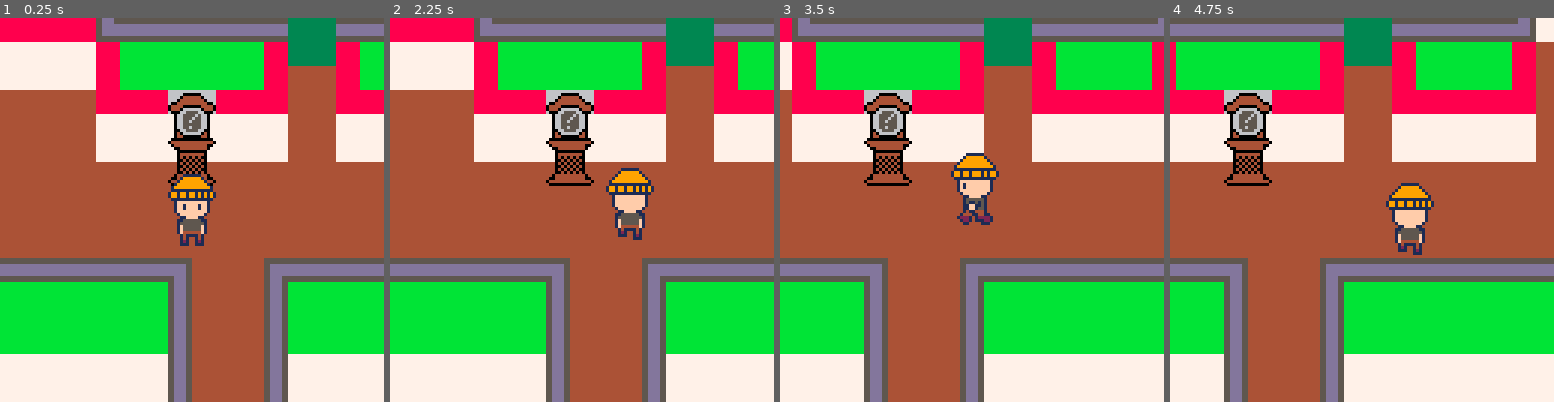
Above: before the commit, frames 1-4 (left to right).
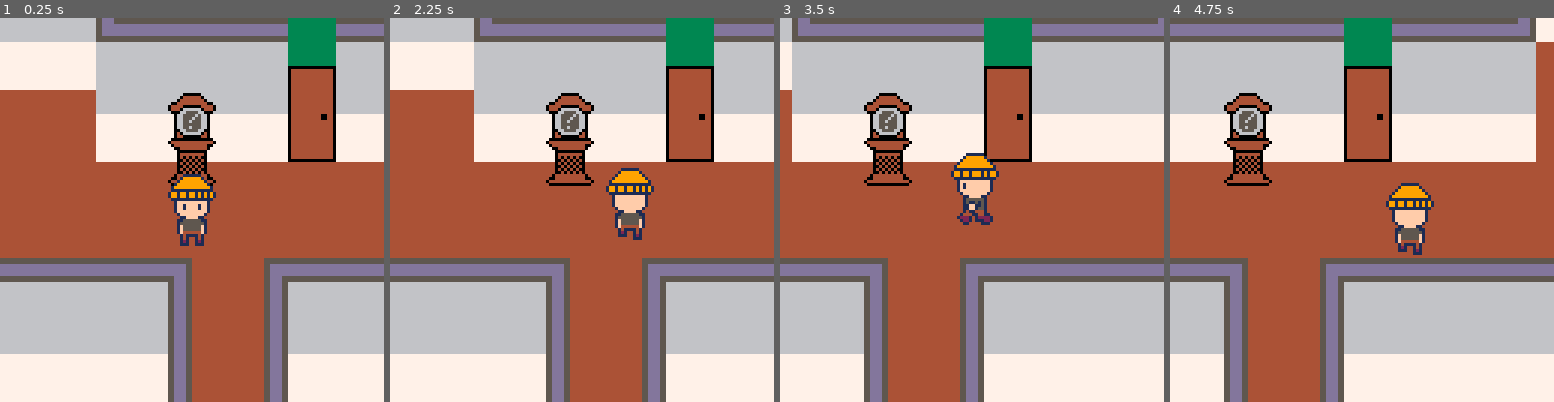
Above: after the commit, the same moments.

Repository: PaoloPortugal/one-last-visit
Game: PICO-8 cartridge mini-jam.p8
Two runs of this game, one before a commit and one after it. Both use one fixed random seed, a clock stepped at 60 frames per second and the inputs below.
Inputs:
- Up to frame 1 (0.25 s): no input
- Up to frame 2 (2.25 s): tap O (Z key) at 0.7, 1.7, 2.1 s; hold Right 1.6-2.1 s; hold Up from 2.15 s (still down)
- Up to frame 3 (3.5 s): release Up at 2.42 s; hold Right 2.47-3.03 s; tap O (Z key) at 2.5, 2.9, 3.3 s; hold Left from 3.08 s (still down)
- Up to frame 4 (4.75 s): release Left at 3.58 s; hold Down 3.63-3.97 s; tap O (Z key) at 3.7, 4.1, 4.5 s; hold Right 4.02-4.68 s; hold Up from 4.73 s (still down)

The runs differ from the first frame. In frame 1, 26% of the frame differs, in the area x 0-100%, y 0-88%; in frame 2, 26%; in frame 3, 29%; in frame 4, 28%.

Commit message:
Game is functional and playable start to finish. Just need to add the final polish tomorrow

Diff:
--- a/entities.lua
+++ b/entities.lua
@@ -738,6 +738,7 @@
                     player.interacting=false
                     self.interacting=false
                     self.dead=true
+                    player:remove_item("paper")
                 else
                     spawn_dialogue(player.x,player.y-16,"I could write a letter here if I had some paper")
                     player.interacting=false
@@ -823,6 +824,137 @@
     return s
 end
 
+function make_flower_patch(s_x, s_y)
+    local fp={
+            x=s_x,
+            y=s_y,
+            w=24, -- width
+            h=32, -- height
+
+            interactable=true,
+            interacting=false,
+            dead=false,
+
+            planted=false,
+
+            interact=function(self)
+                if self.planted then
+                    if player:has_item("water bucket") then
+                        player:remove_item("water bucket")
+                        local i=0
+                        for x=31,33 do
+                            for y=10,13 do
+                                mset(x,y,160+i)
+                                i+=1
+                            end
+                        end
+                        present_flower_patch.dead=true
+                        self.dead=true
+                        spawn_dialogue(player.x,player.y-16,"All done! Let's hope this looks better in the future")
+                    else
+                        spawn_dialogue(player.x,player.y-16,"Now I have to water it")
+                    end
+                else
+                    if player:has_item("plant") then
+                        player:remove_item("plant")
+                        mset(92,12,166)
+                        self.planted=true
+                        spawn_dialogue(player.x,player.y-16,"Now I have to water it")
+                    else
+                        spawn_dialogue(player.x,player.y-16,"I'm sure I could plant something here!")
+                    end
+                end
+                self.interacting=false
+                player.interacting=false
+            end,
+
+            update=function(self)
+            end,
+
+            draw=function(self)
+
+            end,
+        }
+    return fp
+end
+
+function make_door(s_x, s_y, key, clue)
+    local d={
+            x=s_x,
+            y=s_y,
+            w=16, -- width
+            h=32, -- height
+
+            interactable=true,
+            interacting=false,
+            dead=false,
+
+            interact=function(self)
+                if player:has_item(key) then
+                    for x=self.x/8,self.x/8+1 do
+                        for y=self.y/8-3,self.y/8 do
+                            mset(x,y,68)
+                        end
+                    end
+                    player:remove_item(key)
+                    self.dead=true
+                else
+                    spawn_dialogue(player.x,player.y-16,clue)
+                end
+                self.interacting=false
+                player.interacting=false
+            end,
+
+            update=function(self)
+            end,
+
+            draw=function(self)
+
+            end,
+        }
+    return d
+end
+
+function make_seesaw(s_x, s_y)
+    local s={
+            x=s_x,
+            y=s_y,
+            w=32, -- width
+            h=16, -- height
+
+            interactable=true,
+            interacting=false,
+            dead=false,
+
+            interact=function(self)
+                if player:has_item("hammer") then
+                    mset(20,8,128)
+                    mset(21,8,129)
+                    mset(22,8,130)
+                    mset(23,8,131)
+                    mset(20,9,144)
+                    mset(21,9,145)
+                    mset(22,9,146)
+                    mset(23,9,147)
+                    self.dead=true
+                    player:remove_item("hammer")
+                else
+                    spawn_dialogue(player.x,player.y-16,"It's broken! I bet I could fix this with a hammer")
+                end
+                self.interacting=false
+                player.interacting=false
+            end,
+
+            update=function(self)
+            end,
+
+            draw=function(self)
+
+            end,
+        }
+    return s
+end
+
 function make_camera(target)
 -- creates a new camera
     local c=
--- a/mini-jam.p8
+++ b/mini-jam.p8
@@ -75,13 +75,36 @@
     local desk=make_desk(65*8,18*8)
     local plant=make_plant(65*8,22*8)
     pantry_blockade=make_talkative(42*8,15*8,{"Wait... There's supposed to be a pantry here!", "It was unfinished, but I was hoping the construction company wouldn't just abandon it...", "They didn't even bother painting the wall the right!"})
-    local past_swing=make_talkative(82*8,9*8,"Grandpa and I used to play here all the time, no wonder his hips hurt so much whenever I came over!")
+    local past_seesaw=make_talkative(82*8,9*8,"Grandpa and I used to play here all the time, no wonder his hips hurt so much whenever I came over!")
+    local present_seesaw=make_seesaw(21*8,9*8)
     past_sink=make_sink(109*8,16*8)
     present_sink=make_sink(48*8,16*8)
     local fridge=make_talkative(98*8,16*8,"Full of fresh groceries!")
-    wall_marks=make_talkative(91*8,20*8,{"There's a couple markings on the wall, we used to make one each year on my birthday to mark how tall I was getting","Last one says: 14 years old, 5\"1'"})
-    clocks={clock_1,clock_1_m}
-    objects={chair,clock_1,clock_1_m,safe,empty_bucket,shelf,paper,plant,desk,pantry_blockade,past_swing,past_sink,present_sink,fridge,wall_marks}
+    wall_marks=make_talkative(96*8,20*8,{"There's a couple markings on the wall, we used to make one each year on my birthday to mark how tall I was getting","Last one says: 14 years old, 5\"1'"})
+    local past_bedroom_door=make_door(74*8,17*8,"bedroom key","Grandma always used to hide the key from me when I was left alone, it has to be near here")
+    local present_backyard_door=make_door(28*8,20*8,"backyard key","If I recall correctly I left a copy of this door's key in the old unfinished pantry")
+    local past_backyard_door=make_door(89*8,20*8,"backyard key","If I recall correctly I left a copy of this door's key in the old unfinished pantry")
+    present_flower_patch=make_talkative(31*8,12*8,"This looks a bit dead, I bet it would look a lot better with something planted! But it'd take too long to grow...")
+    local past_flower_patch=make_flower_patch(92*8,12*8)
+    local photo=make_talkative(71*8,6*8,{"It's a photo of grandma and grandpa.","After grandpa passed she started feeling lonely and kept his old tools on that safe over as if they were treasures..."})
+    objects={
+        chair,
+        clock_1,clock_1_m,
+        safe,
+        empty_bucket,
+        shelf,
+        paper,
+        plant,
+        desk,
+        pantry_blockade,
+        past_seesaw,present_seesaw,
+        past_sink,present_sink,
+        fridge,
+        wall_marks,
+        past_bedroom_door,
+        present_backyard_door,past_backyard_door,
+        present_flower_patch,past_flower_patch
+    }
 end
 
 function init_fade_vars()
@@ -93,11 +116,9 @@
 
 function update_objects()
     for obj in all(objects) do
+        if obj.dead then del(objects,obj) end
         obj:update()
     end
-    for obj in all(objects) do
-        if obj.dead then del(objects,obj) end
-    end
 end
 
 
@@ -231,7 +252,7 @@
 
 __gff__
 0000000000000000000000000000000181000000000000000000000000000001000000000000000000000000000000020000000000000000030101020103030300000000000101000101010101010101010101010101010101010101010101010000000000000101010101010100000000000000000001010101010101000000
-0101010101000000010101010001010101010101010000000101010100010101000000010100000000000000000101010000010101000000000000000001010101010101010101010101010101010000010100000001010101010101010100000101000000010101010101000000000001010000000101010100000000000000
+0101010101010101010101010001010101010101010101010101010100010101000000000000000000000000000101010000010101000000000000000001010001010101010101010101010101010101010100000001010101010101010101010101000000010101010101000000010101010000000101010100000000000101
 __map__
 000000003a3b3b3b3b3b3b3b3b3b3b3b3c0000000000000000000000000000000000000000000000000000000000000000000000000000000000000000000000003a3b3b3b3b3b3b3b3b3b3b3b3c0000000000000000000000000000000000000000000000000000000000000000000000000000000000000000000000000000
 00000000391f1f1f1f1f1f1f1f1f1f1f39000000000000000000000000000000000000000000000000000000000000000000000000000000000000000000000000391f1f1f1f1f1f1f1f1f1f1f390000000000000000000000000000000000000000000000000000000000000000000000000000000000000000000000000000
@@ -241,19 +262,19 @@
 0000000039464646464646464646464639000000000000000000000000000000000000000000000000000000000000000000000000000000000000000000000000398c8d4a4b4c8e8f46464646390000000000000000000000000000000000000000000000000000000000000000000000000000000000000000000000000000
 0000000039444444444444444444444439101010101010101010101010101010101010101010101010100000000000000000000000000000000000000000000000399c9d5a5b5c9e9f44444444391010101010101010101010101010101010101010101010101000000000000000000000000000000000000000000000000000
 00000000394444444444444444444444394747474747474747474747474747474747474747474747471000000000000000000000000000000000000000000000003944446a6b6c444444444444394747474747474747474747474747474747474747474747471000000000000000000000000000000000000000000000000000
-00000000394444444444444444444444394747474747474747474747474747474747474747474747471000000000000000000000000000000000000000000000003944447a7b7c444444444444394747478081828347474747474747474747474747474747471000000000000000000000000000000000000000000000000000
-0000000039444444444444444444444439474747474747474747474747474747474747474747474747100000000000000000000000000000000000000000000000394444444444444444444444394747479091929347474747474747474747474747474747471000000000000000000000000000000000000000000000000000
+00000000394444444444444444444444394747478485868747474747474747474747474747474747471000000000000000000000000000000000000000000000003944447a7b7c444444444444394747478081828347474747474747474747474747474747471000000000000000000000000000000000000000000000000000
+0000000039444444444444444444444439474747949596974747474747474747474747474747474747100000000000000000000000000000000000000000000000394444444444444444444444394747479091929347474747474747474747474747474747471000000000000000000000000000000000000000000000000000
 00000000394444444444444444444444394747474747474747474747474747444444473a3b3b3b3b3b3b3b3b3b3b3b3b3b3b3b3b3b3c0000000000000000000000394444444444444444444444394747474747474747474747474747444444473a3b3b3b3b3b3b3b3b3b3b3b3b3b3b3b3b3b3c00000000000000000000000000
 000000003d3b3b3b3b3b3b3b3c44443a3e474747474747474747474747474744444447392f2f2f2f2f1f54541f2f2f2f2f2f2f2f2f3900000000000000000000003d3b3b3b3b3b3b3b3c44443a3e474747474747474747474747474744444447392f2f2f2f2f1f1f1f1f2f2f2f2f2f2f2f2f3900000000000000000000000000
 3a3b3b3b0f3b3b3b3b3b3b3b3e44443d3b3b3b3b3c4747474747474747474744444447392f2f2f2f2f1f54541f2f2f2f2f2f2f2f2f39000000000000003a3b3b3b0f3b3b3b3b3b3b3b3e44443d3b3b3b3b3c4747474747474747474744444447392f2f2f2f2f1f1f1f1f2f2f2f2f2f2f2f2f3900000000000000000000000000
 391f1f1f1f1f1f1f1f1f1f1f1f44441f2f2f2f1f394747474747474747474744444447391f1f1f1f1f1f54541f1f1f1f1f1f1f1f1f3900000000000000391f1f1f1f1f1f1f1f1f1f1f1f44441f2f2f2f1f394747474747474747474744444447391f48491f1f1f1f1f1f1f1f1f1f1f1f1f1f3900000000000000000000000000
-391f2f2f2f2f2f2f2f2f2f2f1f44441f2f2f2f1f39474747474747474747474747474739464646464646545446464646c9ca4646463900000000000000391f2f2f2f2f2f2f2f2f2f2f1f44441f2f2f2f1f39474747474747474747474747474739465859464646464646464646c9ca4646463900000000000000000000000000
-391f1f1f1f1f1f1f1f1f1f1f1f44441f1f1f1f1f3d3b3b3b3b3b3b3b47473b3b3b3b3b3e46464646464654544646c7c8d9dae7e8463900000000000000391f1f1f1f1f1f1f1fc5c61f1f44441f1f1f1f1f3d3b3b3b3b3b3b3b47473b3b3b3b3b3e46686946464646464646c7c8d9dae7e8463900000000000000000000000000
-39464646464646464646464646444446464646461f2f2f2f2f2f2f1f47471f2f2f2f2f1f44444444444444444444d7d8e9eaf7f8443900000000000000394646464646464646d5d64646444446464646461f2f2f2f2f2f2f1f47471f2f2f2f2f1f44787944444444444444d7d8e9eaf7f8443900000000000000000000000000
-39464646464646464646464646444446464646461f2f2f2f2f2f2f1f44441f2f2f2f2f1f44444444444444444444444444444444443900000000000000394646cbcccd464646e5e64646444446464646461f2f2f2f2f2f2f1f44441f2f2f2f2f1f44444444444444444444444444444444443900000000000000000000000000
-39444444444444444444444444444444444444441f1f1fc0c11f1f1f44441f1f1f1f1f1f44444444444444444444444444444444443900000000000000394444dbdcdd444444f5f64444444444444444441f1f1fc0c11f1f1f44441f1f1f1f1f1f44444444444444444444444444444444443900000000000000000000000000
-3944444444444444444444444444444444444444464646d0d14646464444464646464646444444444444444444444444444444444439000000000000003944444444444444444444444444444444444444464646d0d1464646444445464646464644444444444444444444444444444444443900000000000000000000000000
-3944444444444444444444444444444444444444464646e0e14646464444464646464646444444444444444444444444444444444439000000000000003944444444444444444444444444444444444444464646e0e1464646444455464646464644444444444444444444444444444444443900000000000000000000000000
+391f2f2f2f2f2f2f2f2f2f2f1f44441f2f2f2f1f39474747474747474747474747474739464646464646545446464646c9ca4646463900000000000000391f2f2f2f2f2f2f2f2f2f2f1fcecf1f2f2f2f1f39474747474747474747474747474739465859464646464646464646c9ca4646463900000000000000000000000000
+391f1f1f1f1f1f1f1f1f1f1f1f44441f1f1f1f1f3d3b3b3b3b3b3b3b47473b3b3b3b3b3e46464646464654544646c7c8d9dae7e8463900000000000000391f1f1f1f1f1f1f1fc5c61f1fdedf1f1f1f1f1f3d3b3b3b3b3b3b3b47473b3b3b3b3b3e46686946464646464646c7c8d9dae7e8463900000000000000000000000000
+39464646464646464646464646444446464646461f2f2f2f2f2f2f1f47471f2f2f2f2f1f44444444444444444444d7d8e9eaf7f8443900000000000000394646464646464646d5d64646eeef46464646461f2f2f2f2f2f2f1f47471f2f2f2f2f1f44787944444444444444d7d8e9eaf7f8443900000000000000000000000000
+39464646464646464646464646444446464646461f2f2f2f2f2f2f1fcecf1f2f2f2f2f1f44444444444444444444444444444444443900000000000000394646cbcccd464646e5e64646feff46464646461f2f2f2f2f2f2f1fcecf1f2f2f2f2f1f44444444444444444444444444444444443900000000000000000000000000
+39444444444444444444444444444444444444441f1f1fc0c11f1f1fdedf1f1f1f1f1f1f44444444444444444444444444444444443900000000000000394444dbdcdd444444f5f64444444444444444441f1f1fc0c11f1f1fdedf1f1f1f1f1f1f44444444444444444444444444444444443900000000000000000000000000
+3944444444444444444444444444444444444444464646d0d1464646eeef464646464646444444444444444444444444444444444439000000000000003944444444444444444444444444444444444444464646d0d1464646eeef46464646464544444444444444444444444444444444443900000000000000000000000000
+3944444444444444444444444444444444444444464646e0e1464646feff464646464646444444444444444444444444444444444439000000000000003944444444444444444444444444444444444444464646e0e1464646feff46464646465544444444444444444444444444444444443900000000000000000000000000
 3944444444444444444444444444444444444444444444f0f1444444444444444444444444444444444444444444444444444444443900000000000000394d4e5657444444444444444444444444444444444444f0f1444444444444444444444444444444444444444444444444444444443900000000000000000000000000
 39444444444444444444444444444444444444444444444444444444444444444444444444444444444444444444444444444444443900000000000000395d5e666744444444444444444444444444444444444444444444444444444444444444444444444444444488898a8b44444444443900000000000000000000000000
 39444444444444444444444444444444444444444444444444444444444444444444444444444444444444444444444444444444443900000000000000396d6e767744444444444444444444444444444444444444444444444444444444444444444444444444444498999a9b44444444443900000000000000000000000000
Not shown, changed: 74 lines of the sprite sheet (__gfx__) section of mini-jam.p8
